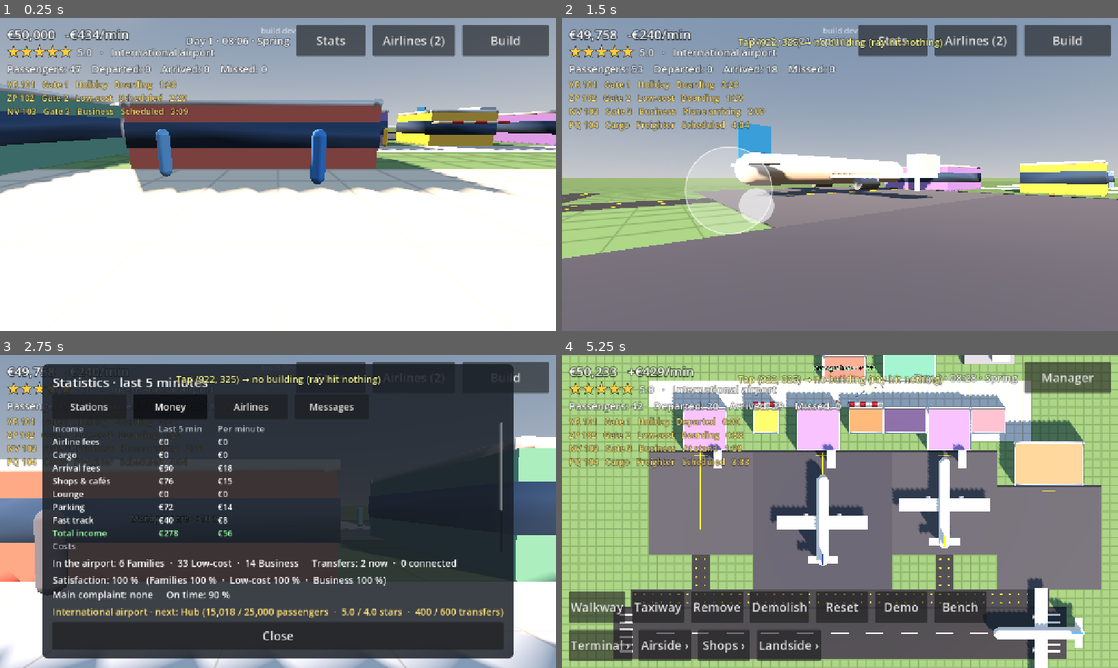
Above: before the commit, frames 1-4 (two rows, left to right).
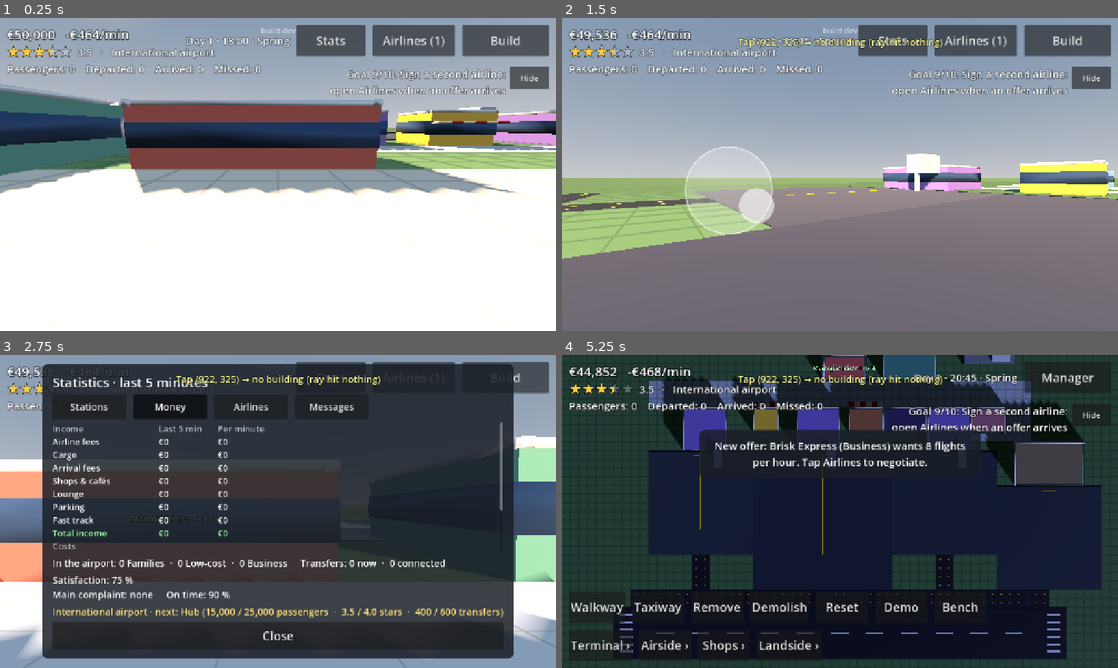
Above: after the commit, the same moments.

Repository: jakobmaier16-pixel/airport-idle
Game: Godot game, scene res://tests/screenshots.tscn
Two runs of this game, one before a commit and one after it. Both use one fixed random seed, a clock stepped at 60 frames per second and the inputs below. This scene is started directly instead of the project's main scene.
Inputs (mouse positions are in pixels of both pictures, inside the frame that each line leads up to):
- Up to frame 1 (0.25 s): no input
- Up to frame 2 (1.5 s): move the mouse to (962, 158) at 0.52 s; hold D (move_right) 0.53-1.25 s; click (962, 158) at 0.67 s; drag from (728, 190) to (812, 237) at 1.27 s
- Up to frame 3 (2.75 s): move the mouse to (333, 442) at 2.02 s; hold D (move_right) from 2.03 s (still down)
- Up to frame 4 (5.25 s): release D (move_right) at 2.75 s; drag from (812, 574) to (673, 464) at 2.77 s; move the mouse to (1006, 558) at 3.52 s; hold A (move_left) 3.53-4.25 s; drag from (673, 464) to (756, 433) at 4.27 s; move the mouse to (867, 511) at 5.02 s; hold S (move_down) from 5.03 s (still down); click (867, 511) at 5.17 s

The runs differ from the first frame. In frame 1, 5.4% of the frame differs, in the area x 1-100%, y 3-57%; in frame 2, 8.4%; in frame 3, 6.5%; in frame 4, 97%, in the area x 0-100%, y 0-100%.
Error after the commit: Invalid access to property or key 'demand' on a base object of type 'RefCounted (AirportWorld)'. (res://scripts/simulation/timetable.gd:75)

Commit message:
Timetable: prune expired slots only when needed, keep recent days Co-Authored-By: Claude Opus 5.5 <noreply@anthropic.com> Claude-Session: https://claude.ai/code/session_016JzPUAHYYjxwG9VNuWJ3Jz

Diff:
--- a/scripts/simulation/timetable.gd
+++ b/scripts/simulation/timetable.gd
@@ -2,14 +2,9 @@
 extends RefCounted
 ## The daily timetable (tech_architecture.md §6): every flight the airport could get on a game day,
 ## planned once, shortly before the day starts (and at the first start / load if missing).
-## Flights per hour = base demand x Clock.DEMAND_BY_HOUR[hour]; none in curfew hours (a Hub flies
+## Flights per hour = Demand.value x Clock.DEMAND_BY_HOUR[hour]; none in curfew hours (a Hub flies
 ## all night). FlightSchedule turns slots into Flights. Pure data; the brain owns it and steps it.
 
-## Temporary fixed base demand (flights per game hour at demand 1.0): about 3 flights an hour is
-## more than one gate can turn around (1.3 an hour), so a single gate flies as many flights a
-## day as before the timetable existed, and three gates are kept busy at the peaks. Step 6c
-## replaces it with demand that grows with the airport.
-const BASE_FLIGHTS_PER_HOUR: float = 3.0
 const WIDE_FLIGHTS_PER_HOUR: float = 0.5
 const CARGO_FLIGHTS_PER_HOUR: float = 0.5
 ## The next day's slots are made at this hour: ahead of the first arrivals window after midnight.
@@ -51,8 +46,16 @@
 		generate_day(day)
 	if clock.hour() >= GENERATE_HOUR and not generated_days.has(day + 1):
 		generate_day(day + 1)
-	var now := world.passenger_flow.time
-	slots = slots.filter(func(s: TimetableSlot) -> bool: return s.departure_time > now - KEEP_SECONDS)
+	# Slots are sorted by departure: only when the oldest one has expired is there anything to prune.
+	var limit := world.passenger_flow.time - KEEP_SECONDS
+	if not slots.is_empty() and slots[0].departure_time <= limit:
+		var expired := 0
+		while expired < slots.size() and slots[expired].departure_time <= limit:
+			expired += 1
+		slots = slots.slice(expired)
+	# Only the recent days matter (a day is never planned twice); the list must not grow forever.
+	while not generated_days.is_empty() and generated_days[0] < day - 2:
+		generated_days.remove_at(0)
 
 
 ## Plans the slots of game day `day` that still lie ahead (a new airport opens at 06:00, so the
@@ -69,7 +72,7 @@
 		var rate := Clock.DEMAND_BY_HOUR[hour]
 		var wanted: Array[Array] = []  # [route, plane class] per slot of this hour
 		for route: String in shares:
-			_add_count(wanted, BASE_FLIGHTS_PER_HOUR * rate * shares[route] * Seasons.demand_factor(route, season), route, TimetableSlot.PlaneClass.NARROW)
+			_add_count(wanted, world.demand.value * rate * shares[route] * Seasons.demand_factor(route, season), route, TimetableSlot.PlaneClass.NARROW)
 		_add_count(wanted, WIDE_FLIGHTS_PER_HOUR * rate, "Long-haul", TimetableSlot.PlaneClass.WIDE)
 		_add_count(wanted, CARGO_FLIGHTS_PER_HOUR * rate, "Cargo", TimetableSlot.PlaneClass.CARGO)
 		_shuffle(wanted)
